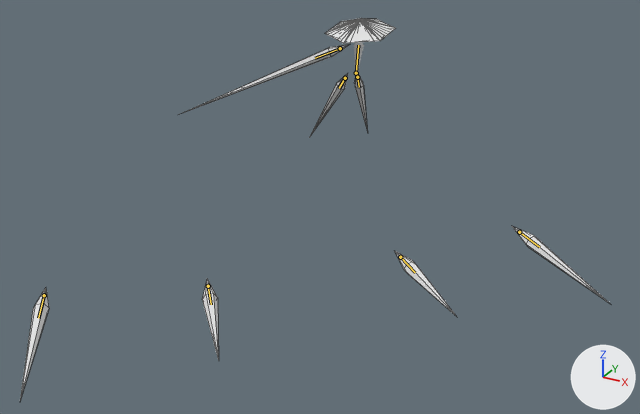
The glTF model glb_imports/ClarityDressShards.glb as it was, and as the next commit left it.
Camera for both pictures: a camera (50 mm lens) standing at (76.2, -153.5, 50.7) and looking at (14.7, -41.5, -5.3). Arrows for +X, +Y and +Z are at lower right; the lights stay in place. The picture after the commit comes second. Both versions are drawn at frame 112 of the action 'QuadShardFanSequence2'; the numbers are the values there. The bones that change, and the others that lie on the model, are drawn over the model as lines. Mesh edges are drawn as thin lines on the coarser meshes.

In view in the first picture: 'Arm', 'FrontLeft', 'FrontRight', 'Hat', 'MiddleLeft', 'MiddleRight' and 3 more.
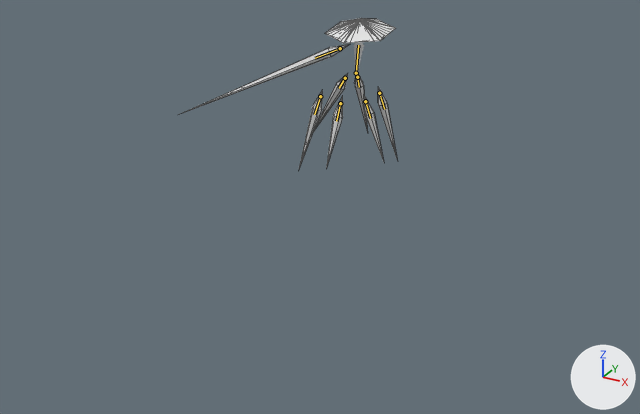
Diff of the bpy script that builds the scene:
```diff
--- a/glb_imports/ClarityDressShards.glb.py
+++ b/glb_imports/ClarityDressShards.glb.py
@@ bone_middle_l @@
 bone_middle_l = bpy.data.objects['Armature'].pose.bones['Middle.L']
-bone_middle_l.location = (-38.27, 18.77, 35.85)
-bone_middle_l.rotation_quaternion = (0.837, 0.322, -0.201, 0.395)  # degrees (28, -36, 41)
+bone_middle_l.location = (-2.24, 1.3, 1.26)
+bone_middle_l.rotation_quaternion = (0.938, -0.209, -0.275, -0.025)  # degrees (-26, -32, 5)
@@ bone_front_l @@
 bone_front_l = bpy.data.objects['Armature'].pose.bones['Front.L']
-bone_front_l.location = (-28.96, 26.8, 44.27)
-bone_front_l.rotation_quaternion = (0.872, 0.271, -0.096, 0.397)  # degrees (25, -22, 44)
+bone_front_l.location = (-2.89, 2.83, 2.26)
+bone_front_l.rotation_quaternion = (0.938, -0.206, -0.277, 0.044)  # degrees (-28, -30, 13)
@@ bone_middle_r @@
 bone_middle_r = bpy.data.objects['Armature'].pose.bones['Middle.R']
-bone_middle_r.location = (-2.29, 6.28, 83.62)
-bone_middle_r.rotation_quaternion = (0.738, 0.513, 0.071, 0.432)  # degrees (61, -20, 49)
+bone_middle_r.location = (-0.41, 0.4, 9.3)
+bone_middle_r.rotation_quaternion = (0.939, -0.013, -0.344, -0.021)  # degrees (-1, -40, -2)
@@ bone_front_r @@
 bone_front_r = bpy.data.objects['Armature'].pose.bones['Front.R']
-bone_front_r.location = (-16.82, 19.8, 65.85)
-bone_front_r.rotation_quaternion = (0.787, 0.424, 0.04, 0.446)  # degrees (48, -18, 51)
+bone_front_r.location = (-2.81, 2.19, 5.91)
+bone_front_r.rotation_quaternion = (0.936, -0.029, -0.345, 0.069)  # degrees (-8, -40, 11)
```

Pixel boxes [x1, y1, x2, y2] of what changed, in the pictures (640 x 414 px):
'MiddleRight', posed (17% narrower, 30% shorter): before [20, 288, 49, 400]; after [299, 90, 323, 168]
'MiddleLeft', posed (80% narrower, 8% shorter): before [512, 226, 609, 303]; after [378, 87, 397, 158]
'FrontRight', posed (12% shorter): before [202, 279, 219, 361]; after [326, 96, 343, 168]
'FrontLeft', posed (66% narrower): before [395, 251, 456, 316]; after [364, 96, 384, 162]
bone 'Middle.L', root to tip: before (519, 232) to (539, 247); after (379, 93) to (384, 109)
bone 'Front.L', root to tip: before (400, 257) to (415, 272); after (365, 101) to (370, 118)
bone 'Middle.R', root to tip: before (44, 295) to (38, 318); after (320, 96) to (314, 114)
bone 'Front.R', root to tip: before (208, 286) to (211, 304); after (340, 103) to (336, 121)
